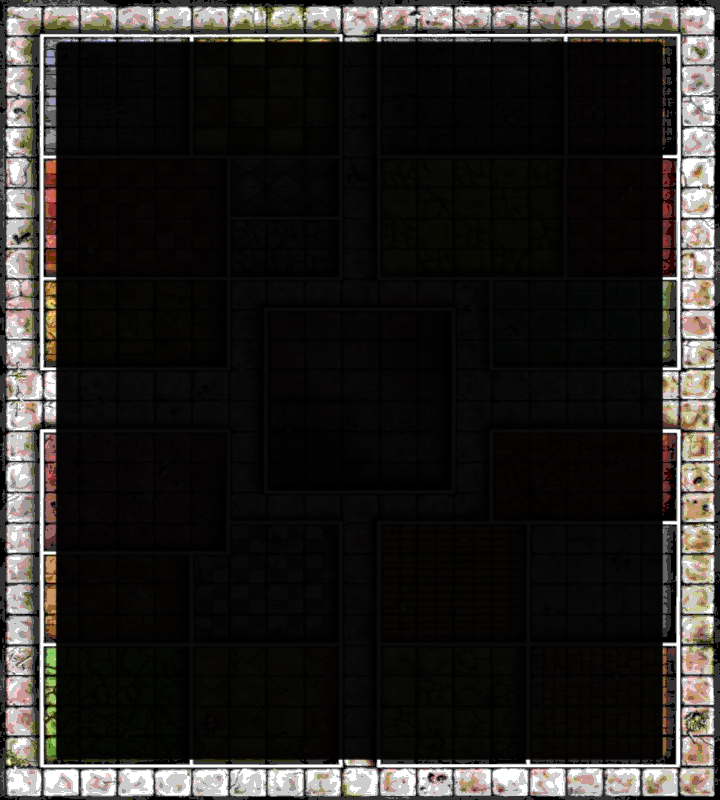
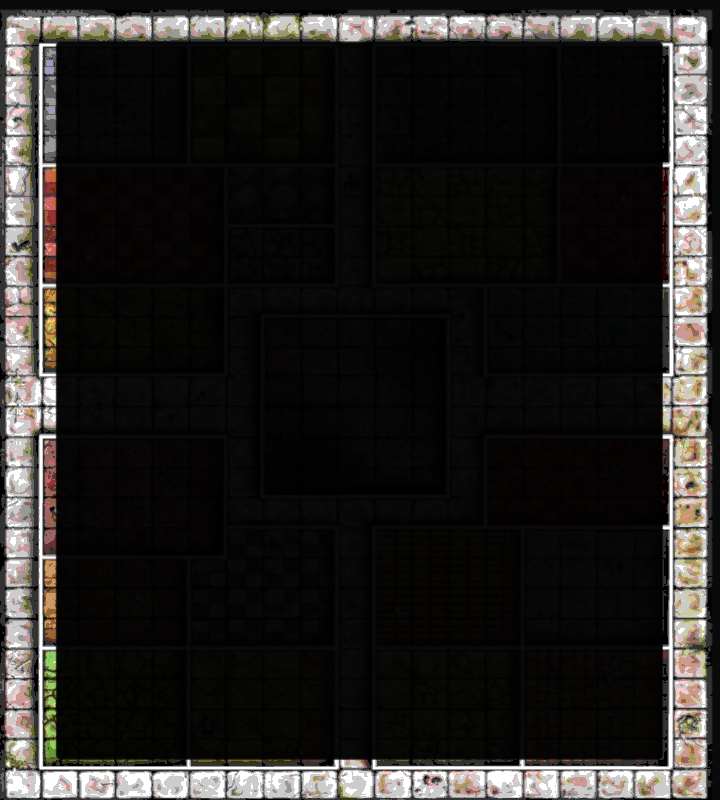
Layers edited between the first and the second 720px x 800px image:
painted on "mappa.bmp" over (x1=0, y1=0, x2=720, y2=800)
added layer "goblin copia" (96%) over (x1=0, y1=0, x2=720, y2=800)
